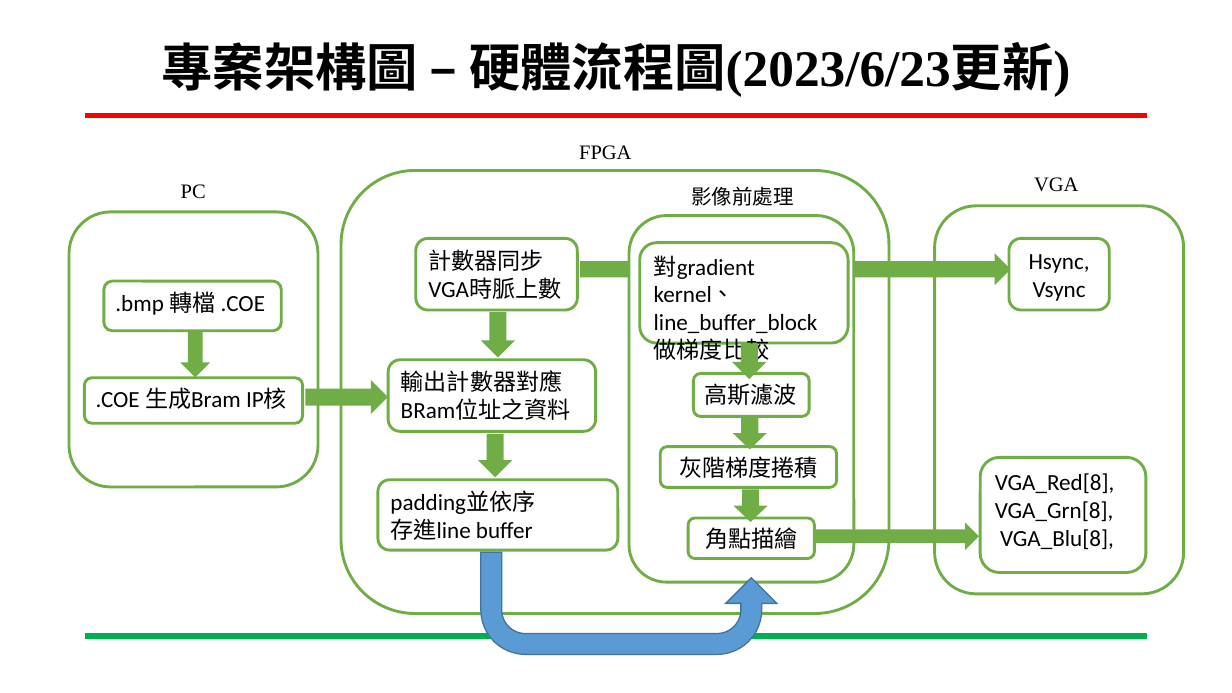
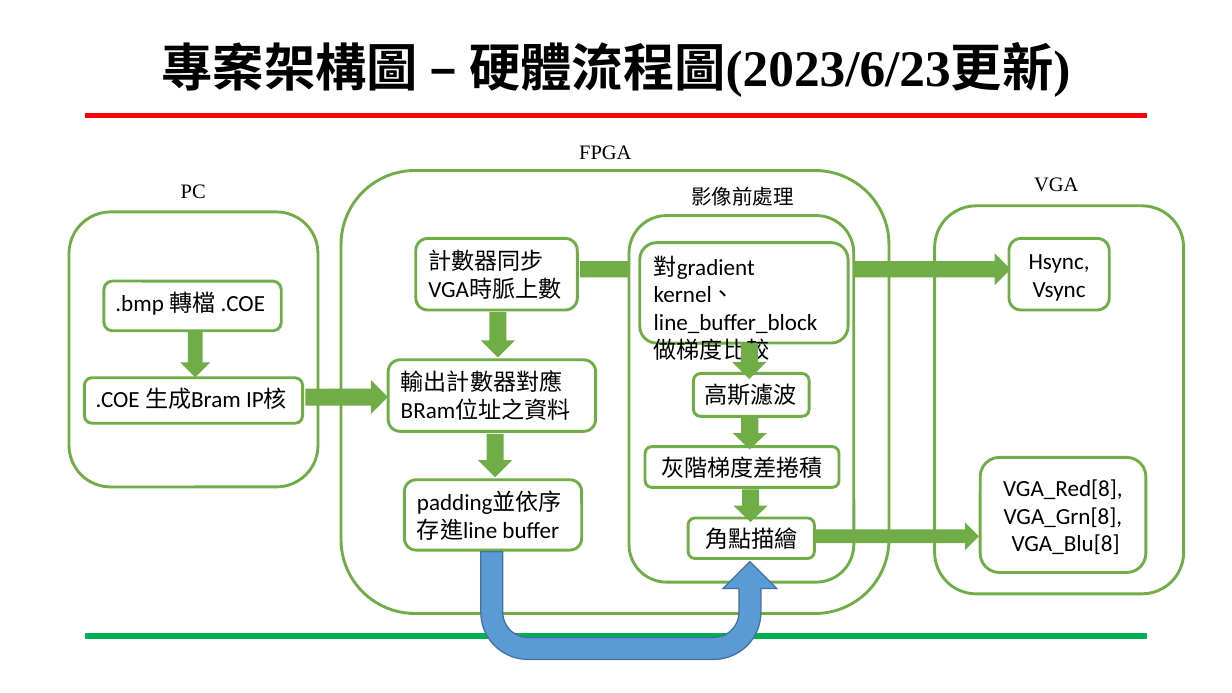
Before and after one commit to ing0331/FPGA, a slide deck: slide 14 of HW9_Harris_BRAM/N06-Tutorial/專案進度報告-Harris_BRAM-吳東穎-20230615.pptx. Drawn at 1232x693 pixels with LibreOffice and Linux fonts; fonts in the diff are those of the drawing; background and template pictures are left out. Boxes give left, top, right and bottom in pixels: in the first picture for what was removed or moved away, otherwise in the second. Text is boxed around its words. In the diff, an @@ line names an element or a change of style, - is before the commit and + after.

```diff
--- a/HW9_Harris_BRAM/N06-Tutorial/專案進度報告-Harris_BRAM-吳東穎-20230615.pptx
+++ b/HW9_Harris_BRAM/N06-Tutorial/專案進度報告-Harris_BRAM-吳東穎-20230615.pptx
@@ rounded rectangle "灰階梯度差捲積": place and size @@
-rounded rectangle "灰階梯度差捲積" at box(661, 446, 837, 487)
+rounded rectangle "灰階梯度差捲積" at box(645, 446, 839, 487)
@@ text in rounded rectangle at box(661, 456, 823, 478): text changed @@
-灰階梯度捲積
+灰階梯度差捲積
@@ rounded rectangle "VGA_Red[8]," at box(981, 457, 1146, 573): vertical alignment top to middle @@
@@ text in rounded rectangle at box(1003, 479, 1123, 527): alignment left to centre @@
@@ rounded rectangle "padding並依序": place and size @@
-rounded rectangle "padding並依序" at box(378, 480, 618, 550)
+rounded rectangle "padding並依序" at box(405, 480, 582, 550)
@@ text in rounded rectangle at box(1012, 534, 1120, 554): text changed @@
-VGA_Blu[8],
+VGA_Blu[8]
@@ uturn arrow: place and size @@
-uturn arrow at box(481, 553, 776, 655)
+uturn arrow at box(481, 552, 776, 659)
@@ uturn arrow at box(481, 552, 776, 659): proportions changed @@
```
Also in this commit, not shown: 17 other slides changed, 3 slides added, 3 slides removed, 3 other files.
